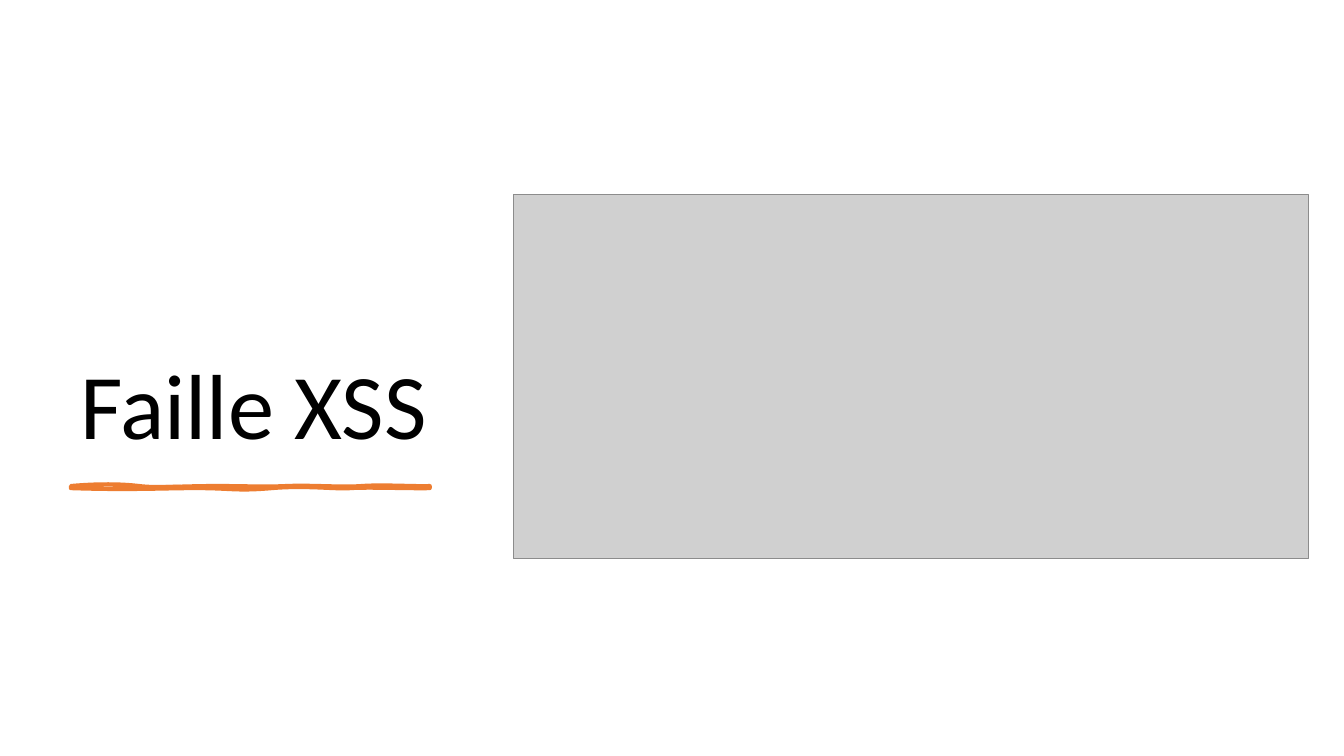
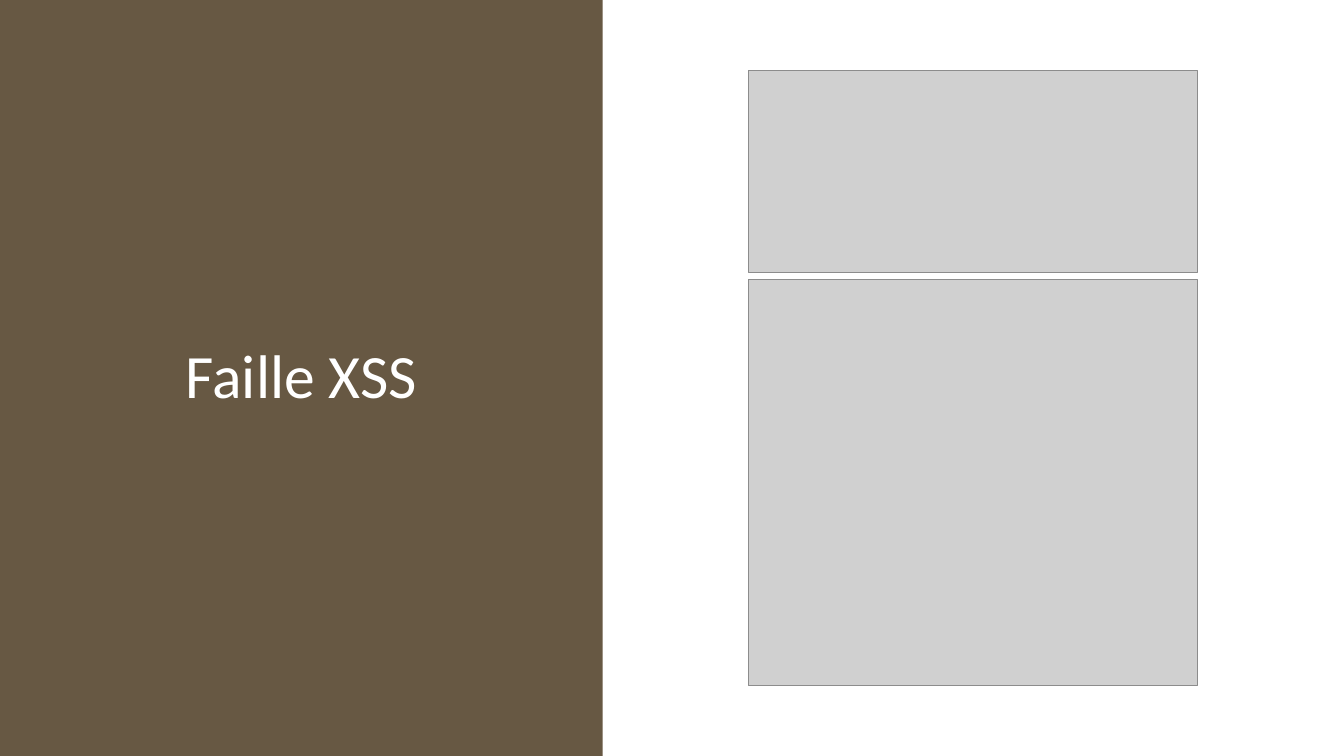
Before and after one commit to KrouriB/ProjetFightingGame, a slide deck: slide 22 of The Litlle Fighting.pptx. Drawn at 1344x756 pixels with LibreOffice and Linux fonts; fonts in the diff are those of the drawing; grey boxes stand for pictures. Boxes give left, top, right and bottom in pixels: in the first picture for what was removed or moved away, otherwise in the second. Text is boxed around its words. In the diff, an @@ line names an element or a change of style, - is before the commit and + after.

Commit message:
updated

```diff
--- a/The Litlle Fighting.pptx
+++ b/The Litlle Fighting.pptx
@@ rectangle added at [0,0,603,756], fill #675843 @@
@@ title "Faille XSS" at [186,355,417,399]: size 66 to 44 pt, text colour #000000 to #FFFFFF; alignment left to centre; vertical alignment bottom to middle @@
@@ picture: place and size @@
-picture at [513,195,1309,559]
+picture at [749,71,1198,272]
@@ picture added at [749,280,1198,686] @@
@@ freeform shape removed at [71,486,430,488] @@
```
Also in this commit, not shown: 3 other slides changed.
